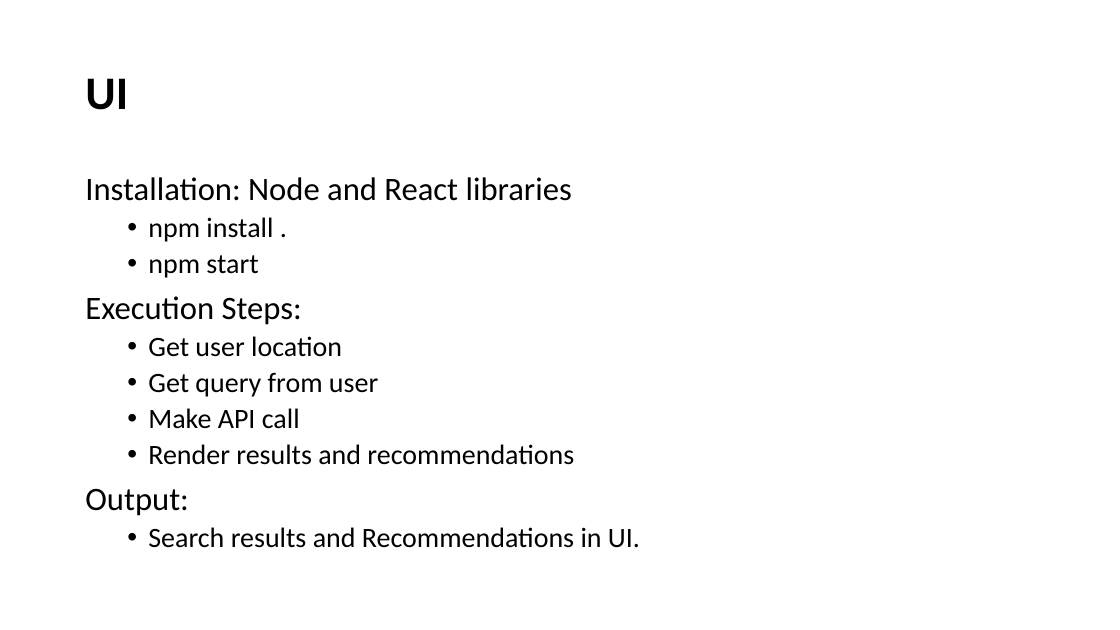
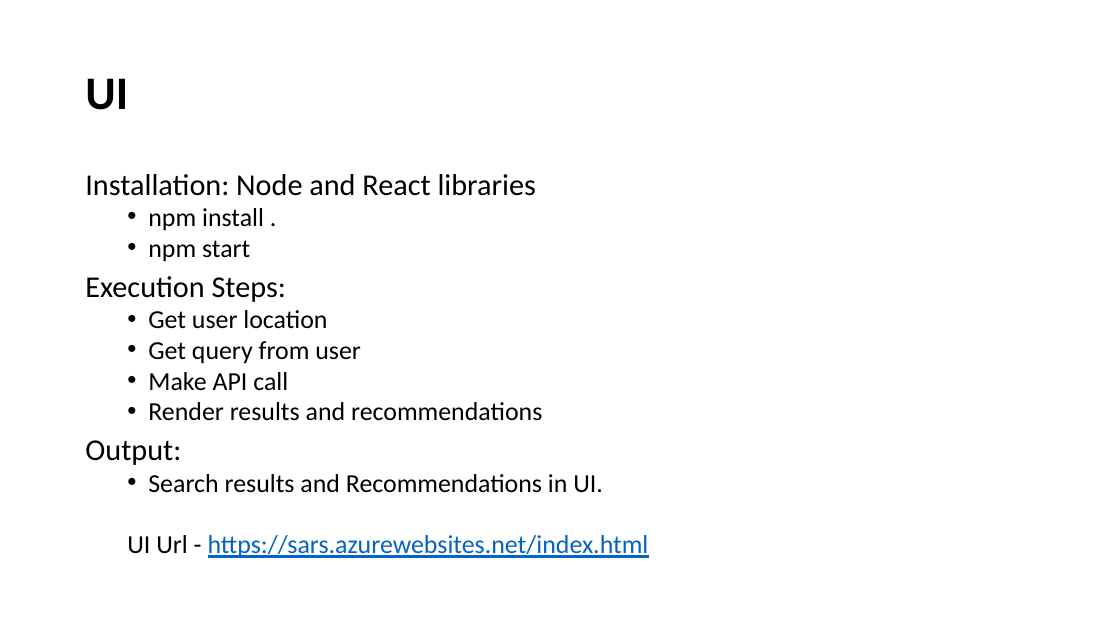
Before and after one commit to VarunKakkarUIUC/SearchAndRecommendationSystem, a slide deck: slide 9 of SARS.pptx. Drawn at 1120x630 pixels with LibreOffice and Linux fonts; fonts in the diff are those of the drawing. Boxes give left, top, right and bottom in pixels: in the first picture for what was removed or moved away, otherwise in the second. Text is boxed around its words. In the diff, an @@ line names an element or a change of style, - is before the commit and + after.

```diff
--- a/SARS.pptx
+++ b/SARS.pptx
@@ text at [85, 174, 603, 493]: size 28 to 25.9 pt in "Installation: Node and React libraries", "Execution Steps:", "Output:"; size 24 to 22.2 pt in "npm install .", "npm start", "Get user location", "Get query from user" and 3 more places; line spacing 0.9 to 0.8 @@
@@ text at [127, 535, 649, 558]: paragraph added @@
+  UI Url - https://sars.azurewebsites.net/index.html
```
Also in this commit, not shown: 6 other slides changed, 1 other file.
